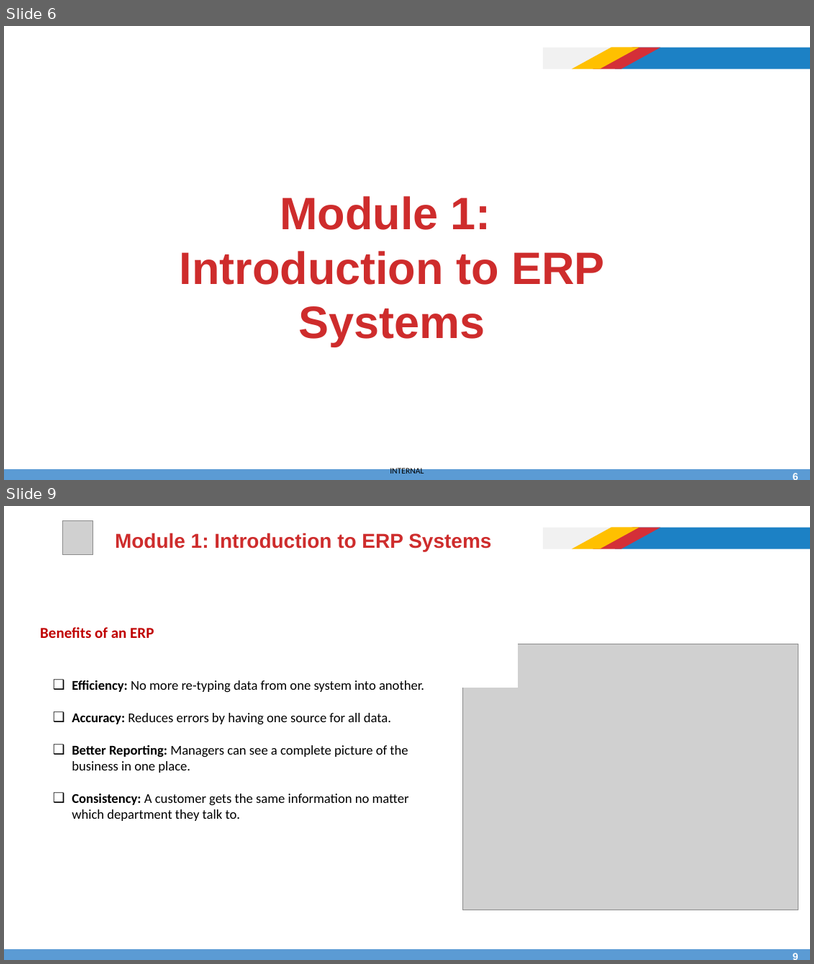
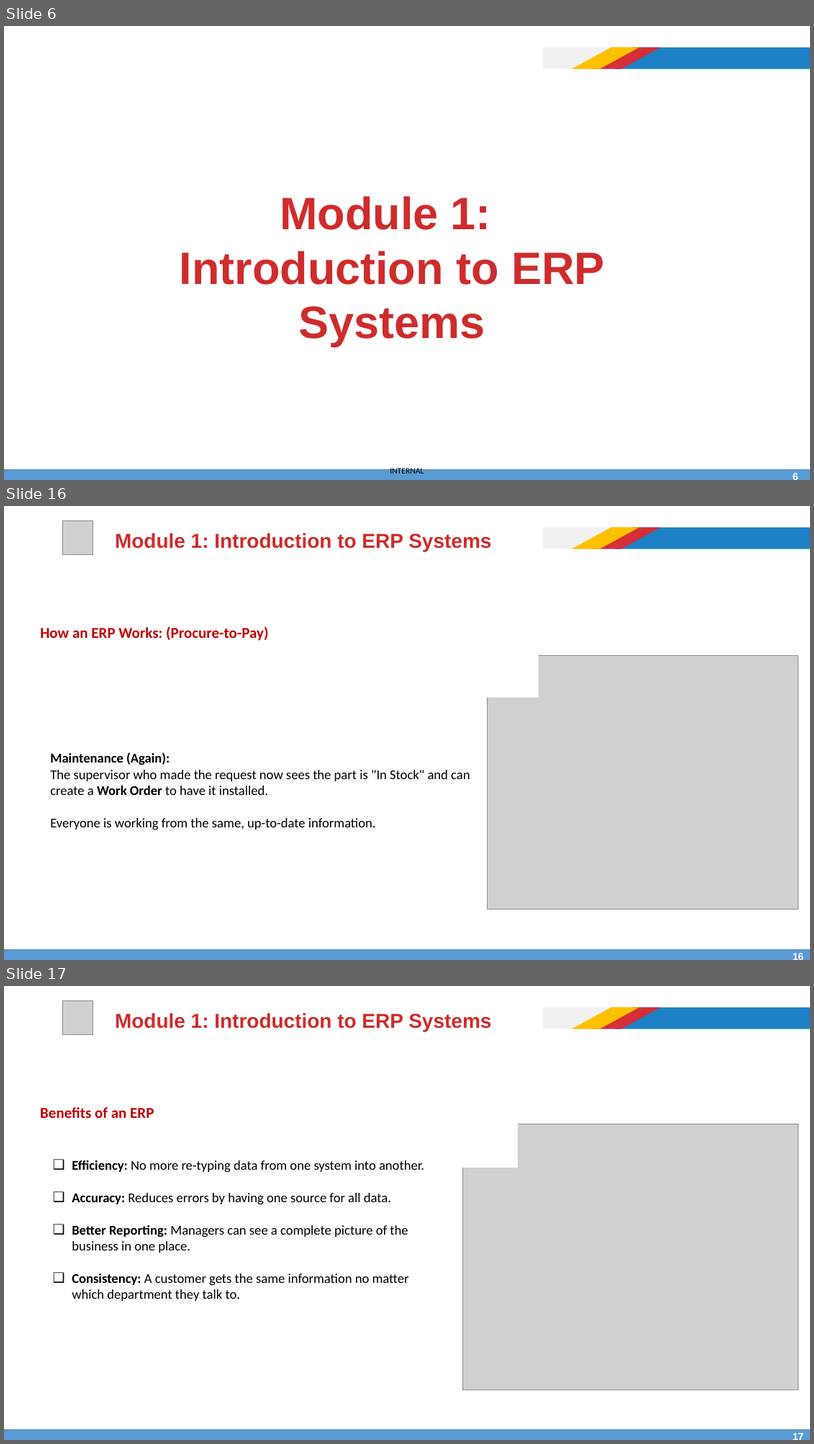
Before and after one commit to afathelbab/cnpc, a slide deck: computer-basics-soft-skills/day3/Computer Skills and Soft Skills - Lec-3.pptx. Shown one above the other, each under a label of ours: slides 6 and 9 before the commit, slides 6, 16 and 17 after it; the slides between them are not shown. The pictures are 814x964 and 814x1444 pixels, drawn with LibreOffice and Linux fonts; fonts in the diff are those of the drawing; grey boxes stand for pictures; background and template pictures are left out. Boxes give left, top, right and bottom in pixels: in the first picture for what was removed or moved away, otherwise in the second. Text is boxed around its words. In the diff, an @@ line names an element or a change of style, - is before the commit and + after.

```diff
--- a/computer-basics-soft-skills/day3/Computer Skills and Soft Skills - Lec-3.pptx
+++ b/computer-basics-soft-skills/day3/Computer Skills and Soft Skills - Lec-3.pptx
@@ slide 16 added at (4, 506, 810, 960), background #FFFFFF; not listed: 5 template elements that a slide beside it also shows @@
@@ picture added at (63, 521, 93, 555) @@
@@ title added at (115, 533, 491, 551), 24 pt, text #CE2C2C, bold @@
+Module 1: Introduction to ERP Systems
@@ text added at (40, 626, 268, 641), 18 pt, text #C00000, bold @@
+How an ERP Works: (Procure-to-Pay)
@@ rectangle added at (483, 644, 540, 698), fill #FFFFFF @@
@@ picture added at (487, 656, 799, 909) @@
@@ text added at (50, 752, 470, 829), 16 pt, text #000000 @@
+Maintenance (Again):
+The supervisor who made the request now sees the part is "In Stock" and can create a Work Order to have it installed.
+Everyone is working from the same, up-to-date information.
@@ page number added at (790, 951, 808, 960), 12 pt, text #FFFFFF, bold @@
+16
@@ what was slide 9 is now slide 17 @@
@@ page number at (790, 1431, 808, 1440): text changed @@
-9
+17
```
Also in this commit, not shown: 5 slides changed, 12 other slides added, 1 slide removed.
